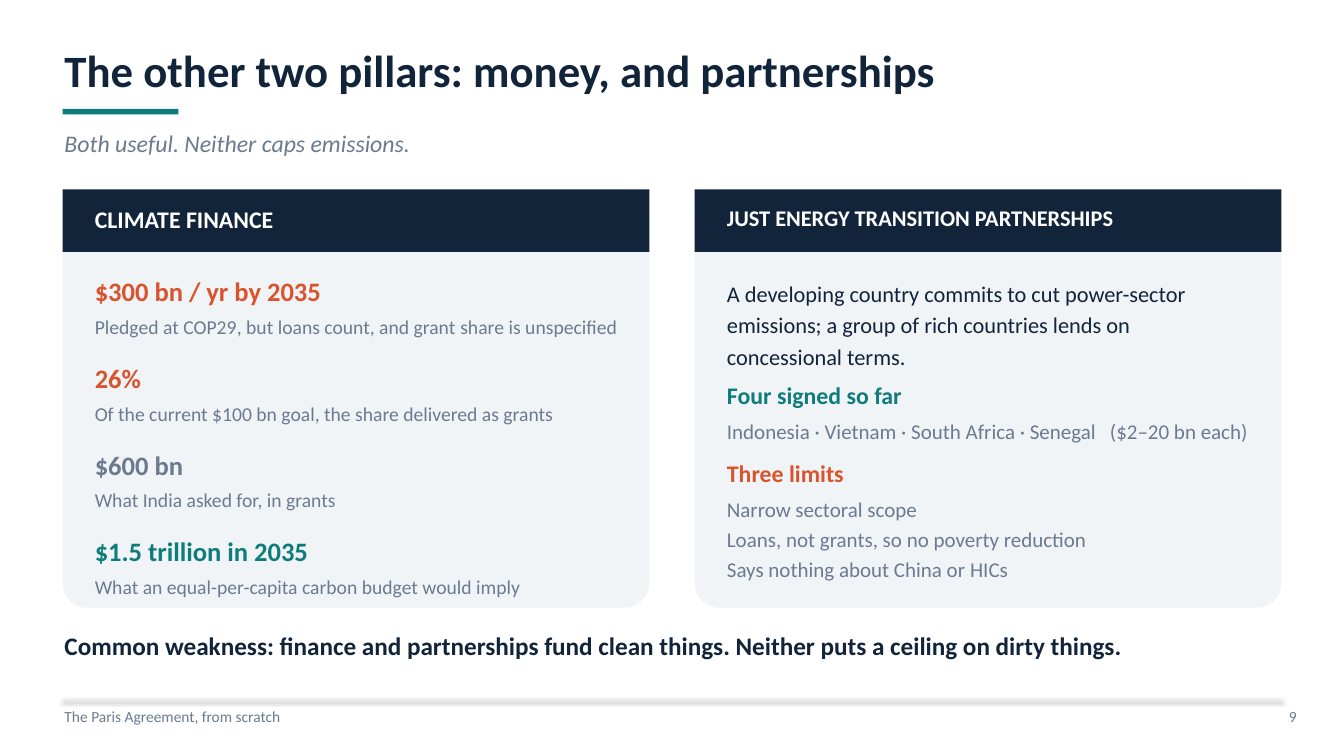
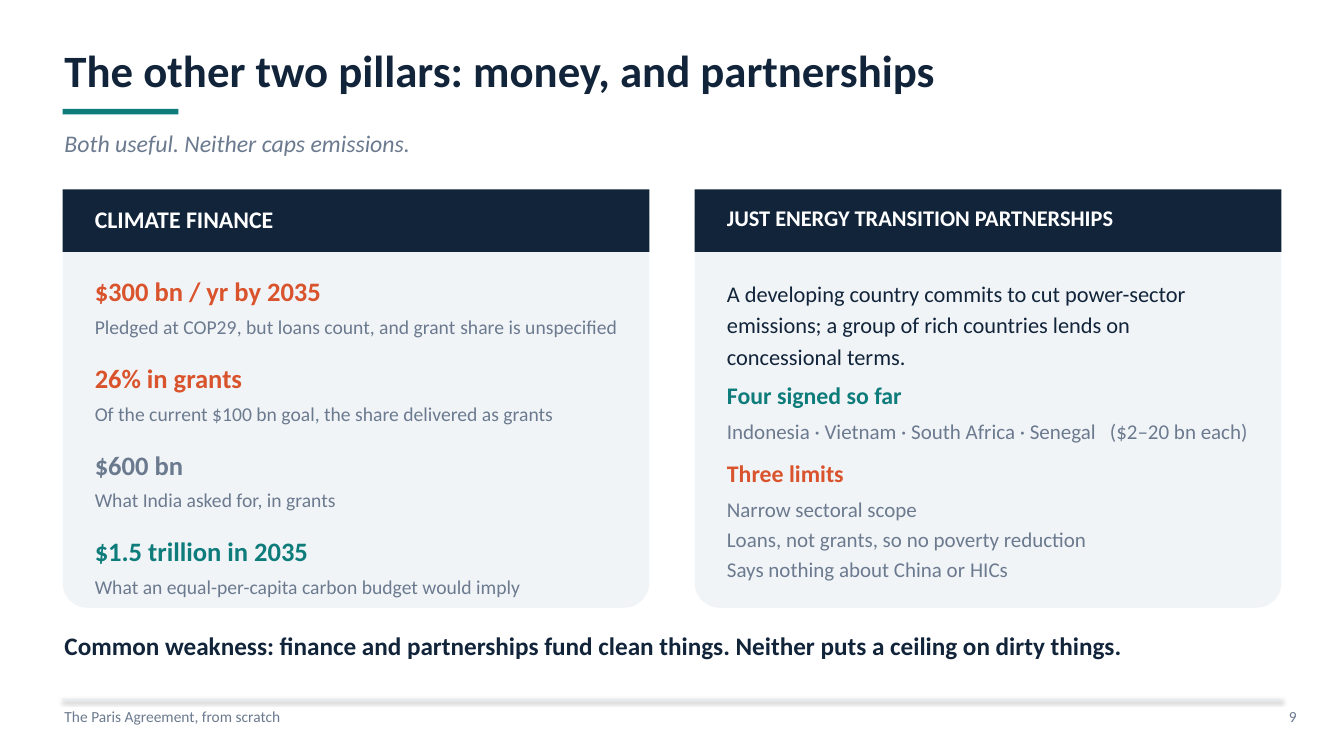
Before and after one commit to bixiou/global_tax_attitudes, a slide deck: slide 9 of presentations/itmo_rules.pptx. Drawn at 1344x756 pixels with LibreOffice and Linux fonts; fonts in the diff are those of the drawing. Boxes give left, top, right and bottom in pixels: in the first picture for what was removed or moved away, otherwise in the second. Text is boxed around its words. In the diff, an @@ line names an element or a change of style, - is before the commit and + after.

```diff
--- a/presentations/itmo_rules.pptx
+++ b/presentations/itmo_rules.pptx
@@ text at (95, 369, 242, 393): text changed @@
-26%
+26% in grants
```
Also in this commit, not shown: 5 other slides changed, 3 other files.
